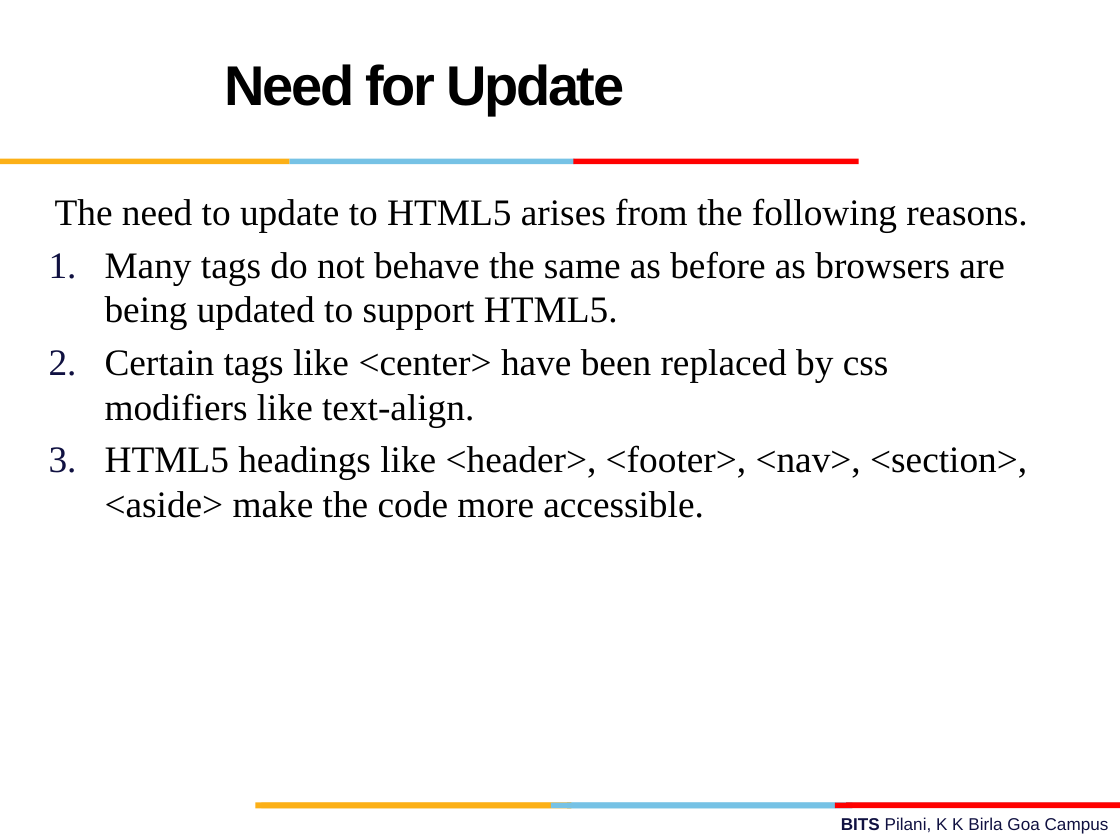
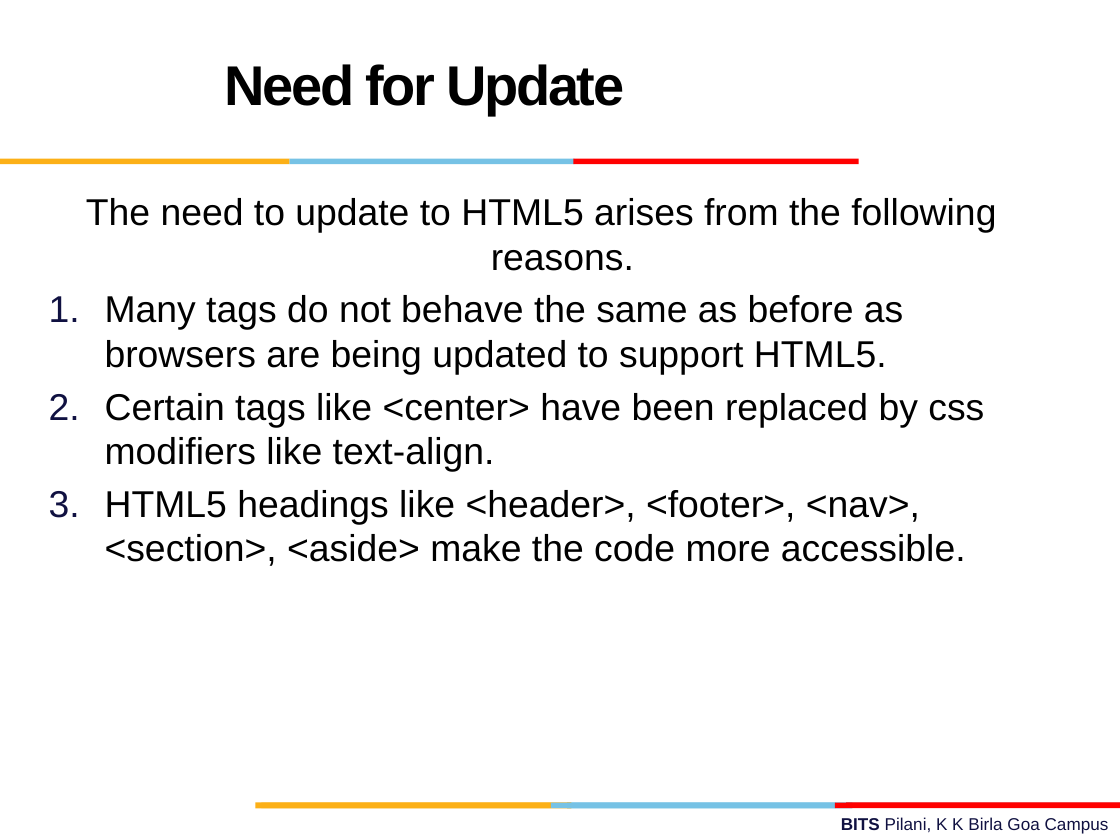
Before and after one commit to vidgit/Web_Projects, a slide deck: slide 5 of Report.pptx (slide 3 before the commit). Drawn at 1120x840 pixels with LibreOffice and Linux fonts; fonts in the diff are those of the drawing; background and template pictures are left out. Boxes give left, top, right and bottom in pixels: in the first picture for what was removed or moved away, otherwise in the second. Text is boxed around its words. In the diff, an @@ line names an element or a change of style, - is before the commit and + after.

```diff
--- a/Report.pptx
+++ b/Report.pptx
@@ text "The need to update to ..." at [86, 198, 996, 566]: font Times New Roman to Arial @@
```
Also in this commit, not shown: 29 slides added, 1 slide removed, 1 other file.
